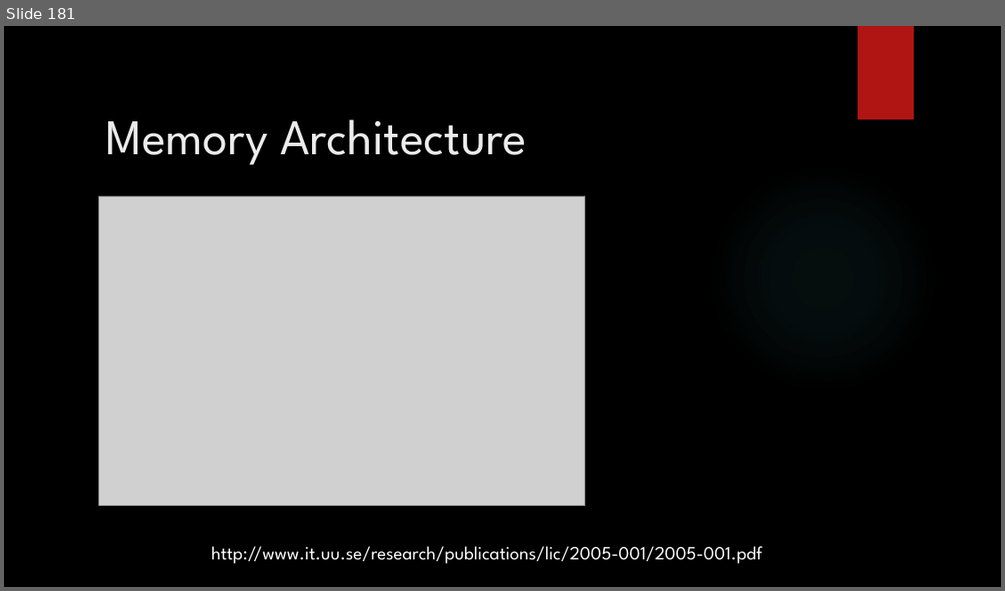
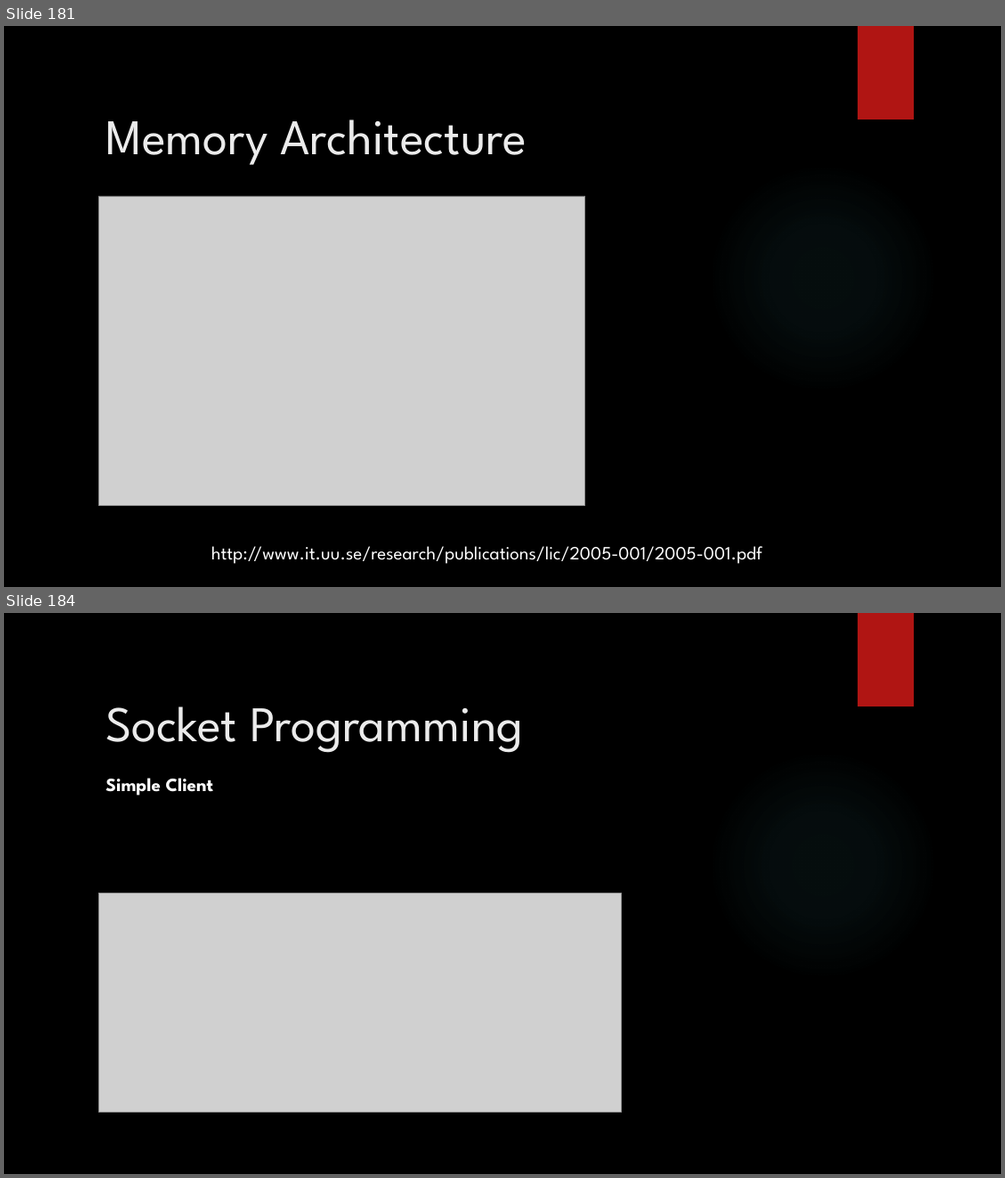
Before and after one commit to amadupu/ErlangTraining, a slide deck: ErlangTraining.pptx. Shown one above the other, each under a label of ours: slide 181 before the commit, slides 181 and 184 after it; the slides between them are not shown. The pictures are 1005x591 and 1005x1178 pixels, drawn with LibreOffice and Linux fonts; fonts in the diff are those of the drawing; grey boxes stand for pictures; background and template pictures are left out. Boxes give left, top, right and bottom in pixels: in the first picture for what was removed or moved away, otherwise in the second. Text is boxed around its words. In the diff, an @@ line names an element or a change of style, - is before the commit and + after.

```diff
--- a/ErlangTraining.pptx
+++ b/ErlangTraining.pptx
@@ slide 184 added at (4, 613, 1001, 1174), background picture (left out); not listed: 2 template elements that a slide beside it also shows @@
@@ title added at (105, 706, 523, 753), 48 pt, text #EBEBEB @@
+Socket Programming
@@ text added at (105, 778, 214, 795), 18 pt, text #FFFFFF, bold @@
+Simple Client
@@ picture added at (98, 892, 621, 1111) @@
```
Also in this commit, not shown: 68 other slides added.
